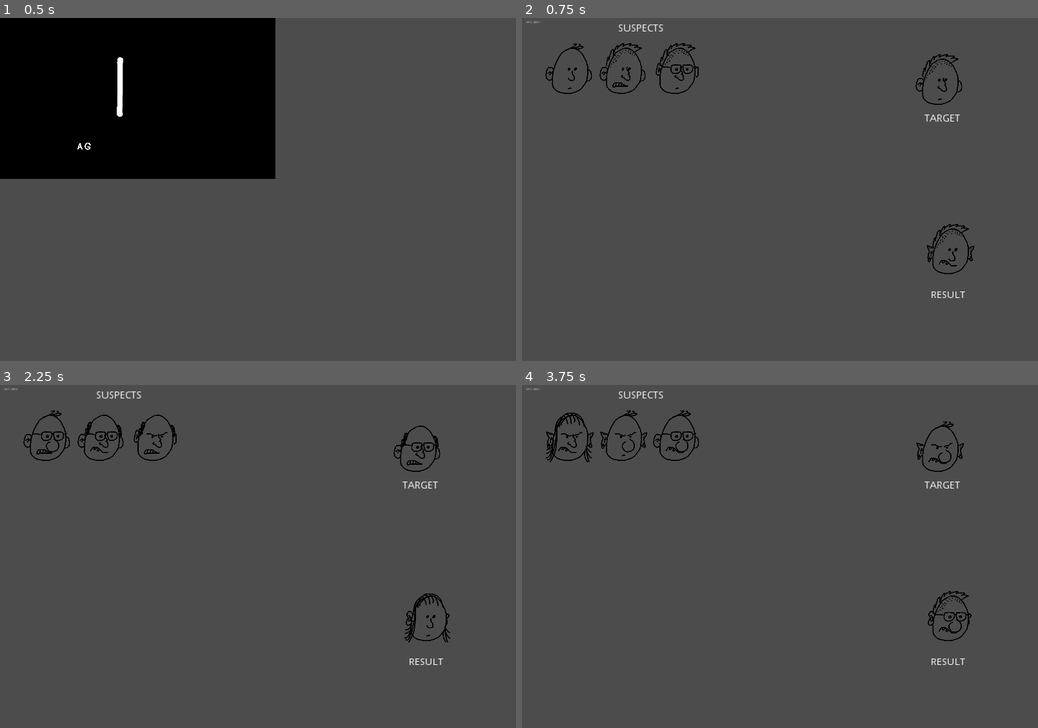
Above: before the commit, frames 1-4 (two rows, left to right).
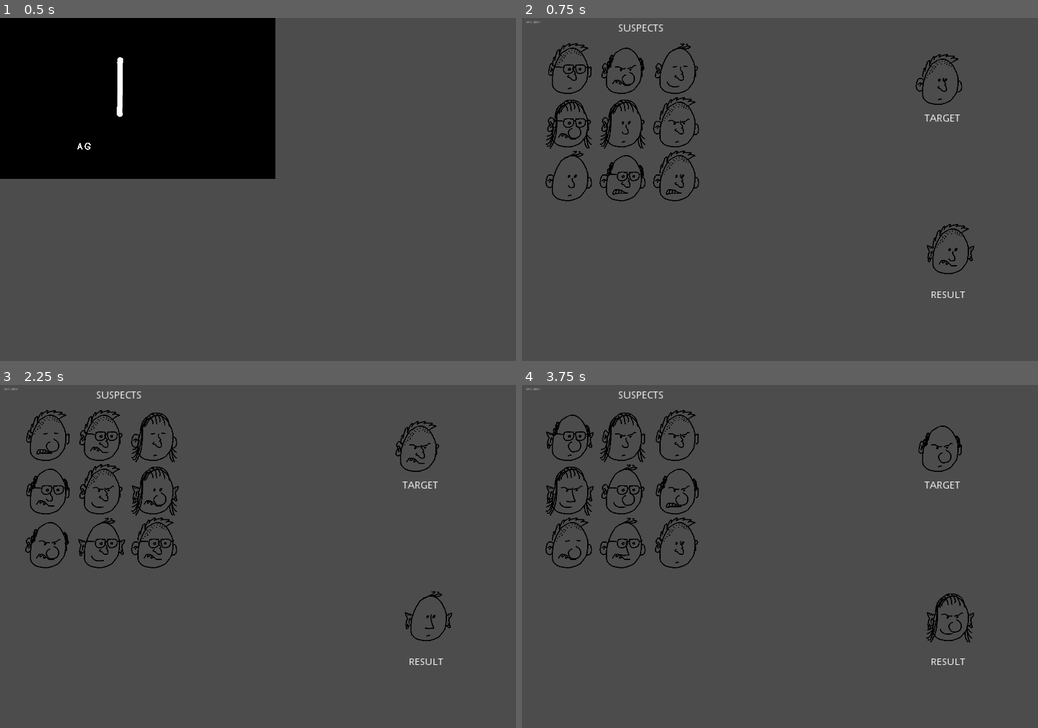
Above: after the commit, the same moments.

Repository: skarnl/godot--gmtk2021
Game: Godot game, scene res://screens/splash.tscn
Two runs of this game, one before a commit and one after it. Both use one fixed random seed, a clock stepped at 60 frames per second and the inputs below.
Inputs:
- Up to frame 1 (0.5 s): no input
- Up to frame 2 (0.75 s): tap Enter (ui_accept) at 0.5 s
- Up to frame 3 (2.25 s): tap Enter (ui_accept) at 0.77, 1.25, 1.52 s; tap R (restart) at 2 s
- Up to frame 4 (3.75 s): tap Enter (ui_accept) at 2.75, 3.02 s; tap R (restart) at 3.5 s

Frame 1 is identical in both runs. In frame 2, 2.2% of the frame differs, in the area x 4-35%, y 7-54%; in frame 3, 2.6%; in frame 4, 2.7%, in the area x 4-88%, y 7-76%.

Commit message:
Position the market / suspects

Diff:
--- a/game/suspects.gd
+++ b/game/suspects.gd
@@ -15,7 +15,6 @@
 export (int) var suspects = 9
 
 
-var rows = 3
 var cols = 3
 var cell_size = 200
 
@@ -23,23 +22,27 @@
 func set_target_configuration(target_config: Configuration) -> void:
 	print("target = ", target_config)
 
+	_clear_market()
 	_create_variants(target_config)
 	_fill_market()
+	_shuffle_market_positions()
 
 
-func _create_variants(target_config: Configuration):
+func _clear_market() -> void:
 	for c in get_children():
 		c.queue_free()
 
+
+
+func _create_variants(target_config: Configuration) -> void:
 	for i in difficulty:
 		var p = PersonScene.instance()
 		add_child(p)
-		p.position = Vector2((i % cols) * cell_size, 0.0)
-
 		p.set_configuration( _get_configuration(i, target_config) )
 
 
-func _get_configuration( index: int, target_config: Configuration):
+
+func _get_configuration( index: int, target_config: Configuration) -> Configuration:
 	match difficulty:
 		DIFFICULTY.EASY:
 			match index:
@@ -82,6 +85,8 @@
 				4:
 					return _create_forced_configuration(target_config, [PersonParts.EYES, PersonParts.NOSE, PersonParts.EARS])
 
+	return Configuration.new()
+
 
 func _create_forced_configuration(base_configuration: Configuration, parts_to_overwrite = []) -> Configuration:
 	var c = Helpers.clone(base_configuration)
@@ -92,9 +97,26 @@
 
 	return c
 
+
 func _fill_market():
-	pass
+	var extras_needed = suspects - difficulty
+
+	for i in extras_needed:
+		var p = PersonScene.instance()
+		add_child(p)
 
 
 func _shuffle_market_positions():
-	pass
+	var index = 0
+	var row = 0
+
+	var shuffled_children = get_children().duplicate()
+	shuffled_children.shuffle()
+
+	for c in shuffled_children:
+		c.position = Vector2(index % cols * cell_size, row * cell_size)
+
+		if index % cols == 2:
+			row += 1
+
+		index += 1
